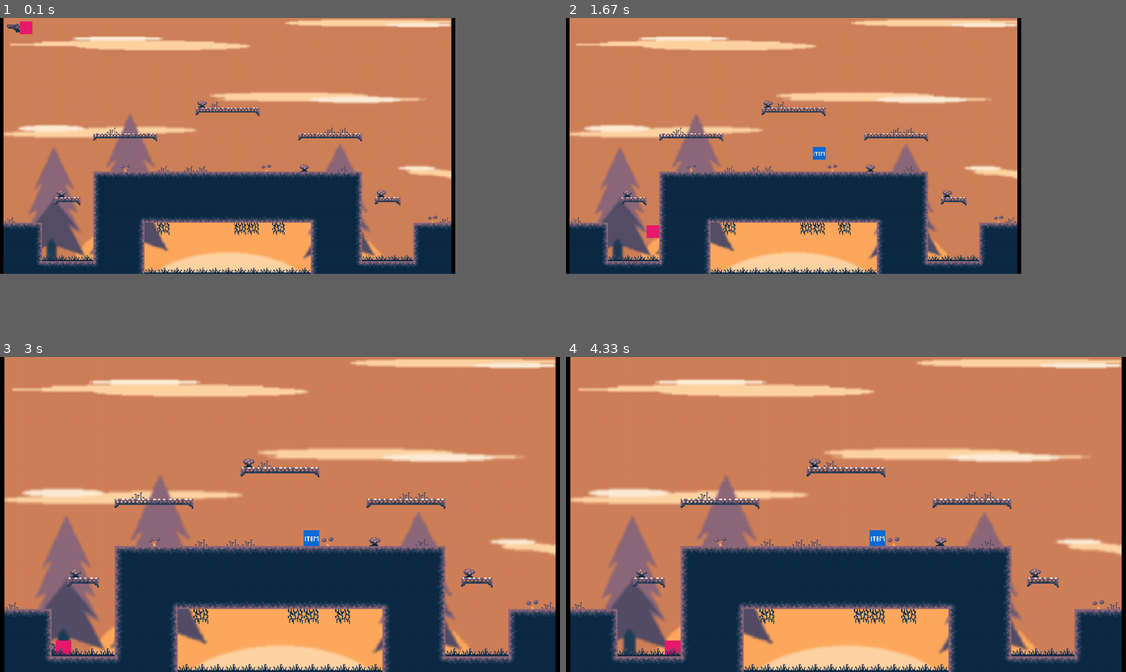
Above: before the commit, frames 1-4 (two rows, left to right).
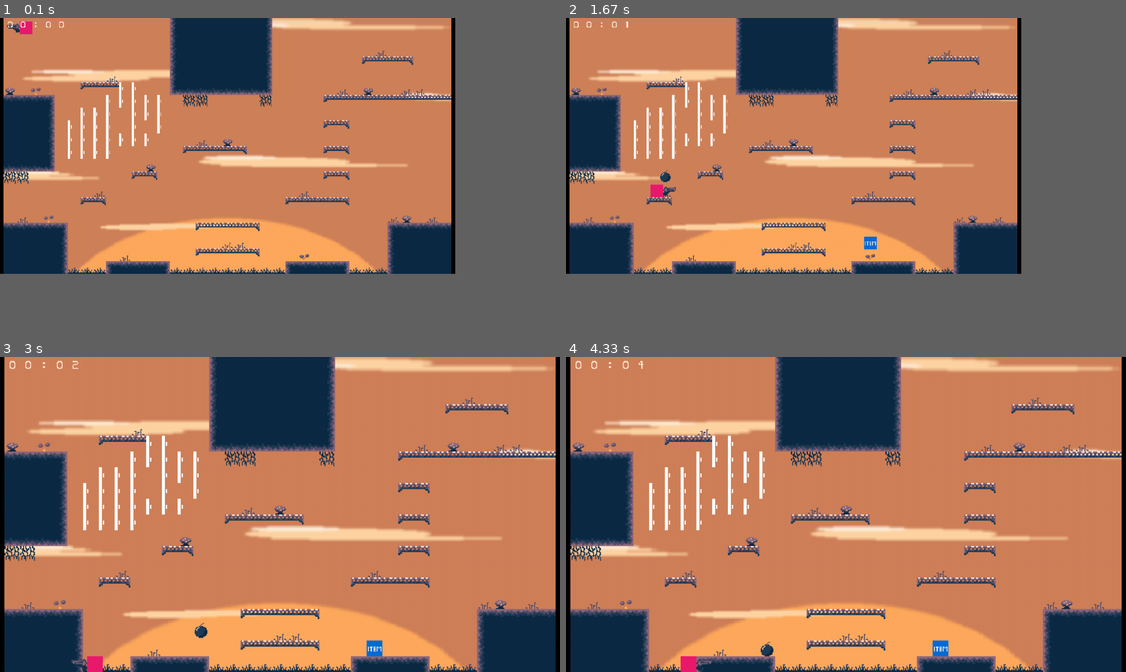
Above: after the commit, the same moments.

Repository: jesperkha/pygame-game
Game: pygame game, started from index.py
Two runs of this game, one before a commit and one after it. Both use one fixed random seed, a clock stepped at 60 frames per second and the inputs below.
Inputs:
- Up to frame 1 (0.1 s): no input
- Up to frame 2 (1.67 s): tap K at 0.33, 0.82 s; hold Right 0.67-1.13 s; tap F at 0.73, 1.03, 1.23, 1.57 s; hold Up 1.17-1.47 s; hold Right from 1.5 s (still down)
- Up to frame 3 (3 s): tap F at 1.87, 2.07, 2.37, 2.63, 2.97 s; release Right at 1.97 s; hold Left 2-2.53 s; tap K at 2.15 s; hold Down 2.57-2.87 s; hold Left from 2.9 s (still down)
- Up to frame 4 (4.33 s): tap F at 3.27, 3.4, 3.8, 4.1 s; release Left at 3.3 s; hold Up 3.33-3.7 s; tap K at 3.48 s; hold Right from 3.73 s (still down)

The runs differ from the first frame. In frame 1, 32% of the frame differs, in the area x 0-81%, y 0-82%; in frame 2, 32%; in frame 3, 48%; in frame 4, 48%, in the area x 0-100%, y 0-100%.

Commit message:
14.03.21

Diff:
--- a/bullet.py
+++ b/bullet.py
@@ -2,13 +2,11 @@
 
 from utility.vector import Vector
 from VARIABLES import Game
-from pygame import draw, image, transform
+from pygame import image
 
 def load():
     s1 = image.load("./src/bullet/bullet-left.png").convert_alpha()
     s2 = image.load("./src/bullet/bullet-right.png").convert_alpha()
-    s1 = transform.scale(s1, (Bullet.w, Bullet.h))
-    s2 = transform.scale(s2, (Bullet.w, Bullet.h))
     Bullet.sprites = [s1, s2]
 
 
@@ -18,7 +16,7 @@
 
 
 def init_bullets():
-    for b in range(Game.BULLET_CAP):
+    for _ in range(Game.BULLET_CAP):
         Bullet((0, 0), 1)
 
 
@@ -28,8 +26,8 @@
     sprites = []
     live_bullets = 0
 
-    w = 8
-    h = 8
+    w = 16
+    h = 16
 
     def __init__(self, pos: tuple, dir: int) -> None:
         self.pos = Vector(pos[0], pos[1])
--- a/index.py
+++ b/index.py
@@ -22,8 +22,9 @@
 from utility.files import load_json
 from tilemap import Tilemap
 from item import update_items, create_item, Item
+from timer import GameTimer
 
-LEVEL = 2
+LEVEL = 1
 
 gun = Gun(load_json("./main.json")["items"]["pistol"])
 gun.animation_player.init()
@@ -41,6 +42,8 @@
 
 c = Controller()
 c.listen(pygame.K_k, "keypressed", create_item)
+
+t = GameTimer()
 
 # -------------------------------------------
 
@@ -74,11 +77,12 @@
 
     if Game.STATE == Game.INGAME:
         buffer.blit(background, (0, 0))
+        if Game.TILEMAP:
+            Game.TILEMAP.update(buffer)
         update_bullets(buffer)
         update_players(buffer)
         update_items(buffer)
-        if Game.TILEMAP:
-            Game.TILEMAP.update(buffer)
+        t.update(buffer)
 
 
     # Window rendering and buffer sizing
--- a/item.py
+++ b/item.py
@@ -12,14 +12,19 @@
 
 
 def create_item():
-    if Item.collision_map and not Item.items[0].LIVE:
-        Item.items[0].spawn()
-        # rotate list
-        Item.items = Item.items[1:] + Item.items[:1]
+    spawnable_items = []
+    if Item.collision_map:
+        for i in Item.items:
+            if not i.LIVE:
+                spawnable_items.append(i)
+
+        if len(spawnable_items) != 0:
+            random_index = randrange(0, len(spawnable_items))
+            spawnable_items[random_index].spawn()
 
 
 def load_items():
-    for n in range(1):
+    for n in range(2):
         Item(f"./src/items/item{n}.png", n + 1)
 
 
--- a/levels/tilemaps/level-1T.json
+++ b/levels/tilemaps/level-1T.json
@@ -1,73 +1,102 @@
 [
-	[21, "./src/tiles/deco-3.png", 0.0, 80.0],
+	[24, "./src/tiles/deco-3.png", 0.0, 80.0],
 	[9, "./src/tiles/top.png", 0.0, 96.0],
-	[14, "./src/tiles/fill.png", 0.0, 112.0],
-	[14, "./src/tiles/fill.png", 0.0, 128.0],
-	[14, "./src/tiles/fill.png", 0.0, 144.0],
-	[14, "./src/tiles/fill.png", 0.0, 160.0],
+	[18, "./src/tiles/fill.png", 0.0, 112.0],
+	[18, "./src/tiles/fill.png", 0.0, 128.0],
+	[18, "./src/tiles/fill.png", 0.0, 144.0],
+	[18, "./src/tiles/fill.png", 0.0, 160.0],
 	[7, "./src/tiles/bottom.png", 0.0, 176.0],
-	[22, "./src/tiles/deco-4.png", 0.0, 192.0],
+	[25, "./src/tiles/deco-4.png", 0.0, 192.0],
 	[9, "./src/tiles/top.png", 0.0, 256.0],
-	[14, "./src/tiles/fill.png", 0.0, 272.0],
-	[14, "./src/tiles/fill.png", 0.0, 288.0],
-	[14, "./src/tiles/fill.png", 0.0, 304.0],
+	[18, "./src/tiles/fill.png", 0.0, 272.0],
+	[18, "./src/tiles/fill.png", 0.0, 288.0],
+	[18, "./src/tiles/fill.png", 0.0, 304.0],
 	[9, "./src/tiles/top.png", 16.0, 96.0],
-	[14, "./src/tiles/fill.png", 16.0, 112.0],
-	[14, "./src/tiles/fill.png", 16.0, 128.0],
-	[14, "./src/tiles/fill.png", 16.0, 144.0],
-	[14, "./src/tiles/fill.png", 16.0, 160.0],
+	[18, "./src/tiles/fill.png", 16.0, 112.0],
+	[18, "./src/tiles/fill.png", 16.0, 128.0],
+	[18, "./src/tiles/fill.png", 16.0, 144.0],
+	[18, "./src/tiles/fill.png", 16.0, 160.0],
 	[7, "./src/tiles/bottom.png", 16.0, 176.0],
-	[22, "./src/tiles/deco-4.png", 16.0, 192.0],
-	[20, "./src/tiles/deco-2.png", 16.0, 240.0],
+	[25, "./src/tiles/deco-4.png", 16.0, 192.0],
+	[23, "./src/tiles/deco-2.png", 16.0, 240.0],
 	[9, "./src/tiles/top.png", 16.0, 256.0],
-	[14, "./src/tiles/fill.png", 16.0, 272.0],
-	[14, "./src/tiles/fill.png", 16.0, 288.0],
-	[14, "./src/tiles/fill.png", 16.0, 304.0],
-	[19, "./src/tiles/deco-1.png", 32.0, 80.0],
+	[18, "./src/tiles/fill.png", 16.0, 272.0],
+	[18, "./src/tiles/fill.png", 16.0, 288.0],
+	[18, "./src/tiles/fill.png", 16.0, 304.0],
+	[22, "./src/tiles/deco-1.png", 32.0, 80.0],
 	[9, "./src/tiles/top.png", 32.0, 96.0],
-	[14, "./src/tiles/fill.png", 32.0, 112.0],
-	[14, "./src/tiles/fill.png", 32.0, 128.0],
-	[14, "./src/tiles/fill.png", 32.0, 144.0],
-	[14, "./src/tiles/fill.png", 32.0, 160.0],
+	[18, "./src/tiles/fill.png", 32.0, 112.0],
+	[18, "./src/tiles/fill.png", 32.0, 128.0],
+	[18, "./src/tiles/fill.png", 32.0, 144.0],
+	[18, "./src/tiles/fill.png", 32.0, 160.0],
 	[7, "./src/tiles/bottom.png", 32.0, 176.0],
 	[9, "./src/tiles/top.png", 32.0, 256.0],
-	[14, "./src/tiles/fill.png", 32.0, 272.0],
-	[14, "./src/tiles/fill.png", 32.0, 288.0],
-	[14, "./src/tiles/fill.png", 32.0, 304.0],
+	[18, "./src/tiles/fill.png", 32.0, 272.0],
+	[18, "./src/tiles/fill.png", 32.0, 288.0],
+	[18, "./src/tiles/fill.png", 32.0, 304.0],
 	[10, "./src/tiles/corner-top-right.png", 48.0, 96.0],
 	[6, "./src/tiles/right.png", 48.0, 112.0],
 	[6, "./src/tiles/right.png", 48.0, 128.0],
 	[6, "./src/tiles/right.png", 48.0, 144.0],
 	[6, "./src/tiles/right.png", 48.0, 160.0],
 	[12, "./src/tiles/corner-bottom-right.png", 48.0, 176.0],
-	[19, "./src/tiles/deco-1.png", 48.0, 240.0],
+	[22, "./src/tiles/deco-1.png", 48.0, 240.0],
 	[9, "./src/tiles/top.png", 48.0, 256.0],
-	[14, "./src/tiles/fill.png", 48.0, 272.0],
-	[14, "./src/tiles/fill.png", 48.0, 288.0],
-	[14, "./src/tiles/fill.png", 48.0, 304.0],
+	[18, "./src/tiles/fill.png", 48.0, 272.0],
+	[18, "./src/tiles/fill.png", 48.0, 288.0],
+	[18, "./src/tiles/fill.png", 48.0, 304.0],
 	[10, "./src/tiles/corner-top-right.png", 64.0, 256.0],
 	[6, "./src/tiles/right.png", 64.0, 272.0],
 	[6, "./src/tiles/right.png", 64.0, 288.0],
 	[6, "./src/tiles/right.png", 64.0, 304.0],
-	[23, "./src/tiles/deco-5.png", 80.0, 304.0],
-	[18, "./src/tiles/platform-left.png", 96.0, 80.0],
-	[18, "./src/tiles/platform-left.png", 96.0, 224.0],
-	[23, "./src/tiles/deco-5.png", 96.0, 304.0],
-	[16, "./src/tiles/platform-middle.png", 112.0, 80.0],
-	[20, "./src/tiles/deco-2.png", 112.0, 208.0],
-	[17, "./src/tiles/platform-right.png", 112.0, 224.0],
-	[23, "./src/tiles/deco-5.png", 112.0, 304.0],
-	[20, "./src/tiles/deco-2.png", 128.0, 64.0],
-	[16, "./src/tiles/platform-middle.png", 128.0, 80.0],
+	[4, "./src/collisionmap/4.png", 80.0, 128.0],
+	[4, "./src/collisionmap/4.png", 80.0, 144.0],
+	[4, "./src/collisionmap/4.png", 80.0, 160.0],
+	[26, "./src/tiles/deco-5.png", 80.0, 304.0],
+	[21, "./src/tiles/platform-left.png", 96.0, 80.0],
+	[4, "./src/collisionmap/4.png", 96.0, 112.0],
+	[4, "./src/collisionmap/4.png", 96.0, 128.0],
+	[4, "./src/collisionmap/4.png", 96.0, 144.0],
+	[4, "./src/collisionmap/4.png", 96.0, 160.0],
+	[21, "./src/tiles/platform-left.png", 96.0, 224.0],
+	[26, "./src/tiles/deco-5.png", 96.0, 304.0],
+	[19, "./src/tiles/platform-middle.png", 112.0, 80.0],
+	[4, "./src/collisionmap/4.png", 112.0, 112.0],
+	[4, "./src/collisionmap/4.png", 112.0, 128.0],
+	[4, "./src/collisionmap/4.png", 112.0, 144.0],
+	[4, "./src/collisionmap/4.png", 112.0, 160.0],
+	[23, "./src/tiles/deco-2.png", 112.0, 208.0],
+	[20, "./src/tiles/platform-right.png", 112.0, 224.0],
+	[26, "./src/tiles/deco-5.png", 112.0, 304.0],
+	[23, "./src/tiles/deco-2.png", 128.0, 64.0],
+	[19, "./src/tiles/platform-middle.png", 128.0, 80.0],
+	[4, "./src/collisionmap/4.png", 128.0, 96.0],
+	[4, "./src/collisionmap/4.png", 128.0, 112.0],
+	[4, "./src/collisionmap/4.png", 128.0, 128.0],
+	[4, "./src/collisionmap/4.png", 128.0, 144.0],
+	[4, "./src/collisionmap/4.png", 128.0, 160.0],
 	[11, "./src/tiles/corner-top-left.png", 128.0, 304.0],
-	[17, "./src/tiles/platform-right.png", 144.0, 80.0],
-	[20, "./src/tiles/deco-2.png", 144.0, 288.0],
+	[4, "./src/collisionmap/4.png", 144.0, 80.0],
+	[4, "./src/collisionmap/4.png", 144.0, 96.0],
+	[4, "./src/collisionmap/4.png", 144.0, 144.0],
+	[23, "./src/tiles/deco-2.png", 144.0, 288.0],
 	[9, "./src/tiles/top.png", 144.0, 304.0],
-	[18, "./src/tiles/platform-left.png", 160.0, 192.0],
+	[4, "./src/collisionmap/4.png", 160.0, 80.0],
+	[4, "./src/collisionmap/4.png", 160.0, 96.0],
+	[4, "./src/collisionmap/4.png", 160.0, 112.0],
+	[4, "./src/collisionmap/4.png", 160.0, 128.0],
+	[4, "./src/collisionmap/4.png", 160.0, 144.0],
+	[21, "./src/tiles/platform-left.png", 160.0, 192.0],
 	[9, "./src/tiles/top.png", 160.0, 304.0],
-	[21, "./src/tiles/deco-3.png", 176.0, 176.0],
-	[17, "./src/tiles/platform-right.png", 176.0, 192.0],
+	[4, "./src/collisionmap/4.png", 176.0, 96.0],
+	[4, "./src/collisionmap/4.png", 176.0, 112.0],
+	[4, "./src/collisionmap/4.png", 176.0, 144.0],
+	[24, "./src/tiles/deco-3.png", 176.0, 176.0],
+	[20, "./src/tiles/platform-right.png", 176.0, 192.0],
 	[9, "./src/tiles/top.png", 176.0, 304.0],
+	[4, "./src/collisionmap/4.png", 192.0, 96.0],
+	[4, "./src/collisionmap/4.png", 192.0, 112.0],
+	[4, "./src/collisionmap/4.png", 192.0, 128.0],
 	[10, "./src/tiles/corner-top-right.png", 192.0, 304.0],
 	[8, "./src/tiles/left.png", 208.0, 0.0],
 	[8, "./src/tiles/left.png", 208.0, 16.0],
@@ -75,140 +104,140 @@
 	[8, "./src/tiles/left.png", 208.0, 48.0],
 	[8, "./src/tiles/left.png", 208.0, 64.0],
 	[13, "./src/tiles/corner-bottom-left.png", 208.0, 80.0],
-	[23, "./src/tiles/deco-5.png", 208.0, 304.0],
-	[14, "./src/tiles/fill.png", 224.0, 0.0],
-	[14, "./src/tiles/fill.png", 224.0, 16.0],
-	[14, "./src/tiles/fill.png", 224.0, 32.0],
-	[14, "./src/tiles/fill.png", 224.0, 48.0],
-	[14, "./src/tiles/fill.png", 224.0, 64.0],
+	[26, "./src/tiles/deco-5.png", 208.0, 304.0],
+	[18, "./src/tiles/fill.png", 224.0, 0.0],
+	[18, "./src/tiles/fill.png", 224.0, 16.0],
+	[18, "./src/tiles/fill.png", 224.0, 32.0],
+	[18, "./src/tiles/fill.png", 224.0, 48.0],
+	[18, "./src/tiles/fill.png", 224.0, 64.0],
 	[7, "./src/tiles/bottom.png", 224.0, 80.0],
-	[22, "./src/tiles/deco-4.png", 224.0, 96.0],
-	[18, "./src/tiles/platform-left.png", 224.0, 160.0],
-	[23, "./src/tiles/deco-5.png", 224.0, 304.0],
-	[14, "./src/tiles/fill.png", 240.0, 0.0],
-	[14, "./src/tiles/fill.png", 240.0, 16.0],
-	[14, "./src/tiles/fill.png", 240.0, 32.0],
-	[14, "./src/tiles/fill.png", 240.0, 48.0],
-	[14, "./src/tiles/fill.png", 240.0, 64.0],
+	[25, "./src/tiles/deco-4.png", 224.0, 96.0],
+	[21, "./src/tiles/platform-left.png", 224.0, 160.0],
+	[26, "./src/tiles/deco-5.png", 224.0, 304.0],
+	[18, "./src/tiles/fill.png", 240.0, 0.0],
+	[18, "./src/tiles/fill.png", 240.0, 16.0],
+	[18, "./src/tiles/fill.png", 240.0, 32.0],
+	[18, "./src/tiles/fill.png", 240.0, 48.0],
+	[18, "./src/tiles/fill.png", 240.0, 64.0],
 	[7, "./src/tiles/bottom.png", 240.0, 80.0],
-	[22, "./src/tiles/deco-4.png", 240.0, 96.0],
-	[20, "./src/tiles/deco-2.png", 240.0, 144.0],
-	[16, "./src/tiles/platform-middle.png", 240.0, 160.0],
-	[18, "./src/tiles/platform-left.png", 240.0, 256.0],
-	[18, "./src/tiles/platform-left.png", 240.0, 288.0],
-	[23, "./src/tiles/deco-5.png", 240.0, 304.0],
-	[14, "./src/tiles/fill.png", 256.0, 0.0],
-	[14, "./src/tiles/fill.png", 256.0, 16.0],
-	[14, "./src/tiles/fill.png", 256.0, 32.0],
-	[14, "./src/tiles/fill.png", 256.0, 48.0],
-	[14, "./src/tiles/fill.png", 256.0, 64.0],
+	[25, "./src/tiles/deco-4.png", 240.0, 96.0],
+	[23, "./src/tiles/deco-2.png", 240.0, 144.0],
+	[19, "./src/tiles/platform-middle.png", 240.0, 160.0],
+	[21, "./src/tiles/platform-left.png", 240.0, 256.0],
+	[21, "./src/tiles/platform-left.png", 240.0, 288.0],
+	[26, "./src/tiles/deco-5.png", 240.0, 304.0],
+	[18, "./src/tiles/fill.png", 256.0, 0.0],
+	[18, "./src/tiles/fill.png", 256.0, 16.0],
+	[18, "./src/tiles/fill.png", 256.0, 32.0],
+	[18, "./src/tiles/fill.png", 256.0, 48.0],
+	[18, "./src/tiles/fill.png", 256.0, 64.0],
 	[7, "./src/tiles/bottom.png", 256.0, 80.0],
-	[16, "./src/tiles/platform-middle.png", 256.0, 160.0],
-	[16, "./src/tiles/platform-middle.png", 256.0, 256.0],
-	[16, "./src/tiles/platform-middle.png", 256.0, 288.0],
-	[23, "./src/tiles/deco-5.png", 256.0, 304.0],
-	[14, "./src/tiles/fill.png", 272.0, 0.0],
-	[14, "./src/tiles/fill.png", 272.0, 16.0],
-	[14, "./src/tiles/fill.png", 272.0, 32.0],
-	[14, "./src/tiles/fill.png", 272.0, 48.0],
-	[14, "./src/tiles/fill.png", 272.0, 64.0],
+	[19, "./src/tiles/platform-middle.png", 256.0, 160.0],
+	[19, "./src/tiles/platform-middle.png", 256.0, 256.0],
+	[19, "./src/tiles/platform-middle.png", 256.0, 288.0],
+	[26, "./src/tiles/deco-5.png", 256.0, 304.0],
+	[18, "./src/tiles/fill.png", 272.0, 0.0],
+	[18, "./src/tiles/fill.png", 272.0, 16.0],
+	[18, "./src/tiles/fill.png", 272.0, 32.0],
+	[18, "./src/tiles/fill.png", 272.0, 48.0],
+	[18, "./src/tiles/fill.png", 272.0, 64.0],
 	[7, "./src/tiles/bottom.png", 272.0, 80.0],
-	[21, "./src/tiles/deco-3.png", 272.0, 144.0],
-	[16, "./src/tiles/platform-middle.png", 272.0, 160.0],
-	[16, "./src/tiles/platform-middle.png", 272.0, 256.0],
-	[20, "./src/tiles/deco-2.png", 272.0, 272.0],
-	[16, "./src/tiles/platform-middle.png", 272.0, 288.0],
-	[23, "./src/tiles/deco-5.png", 272.0, 304.0],
-	[14, "./src/tiles/fill.png", 288.0, 0.0],
-	[14, "./src/tiles/fill.png", 288.0, 16.0],
-	[14, "./src/tiles/fill.png", 288.0, 32.0],
-	[14, "./src/tiles/fill.png", 288.0, 48.0],
-	[14, "./src/tiles/fill.png", 288.0, 64.0],
+	[24, "./src/tiles/deco-3.png", 272.0, 144.0],
+	[19, "./src/tiles/platform-middle.png", 272.0, 160.0],
+	[19, "./src/tiles/platform-middle.png", 272.0, 256.0],
+	[23, "./src/tiles/deco-2.png", 272.0, 272.0],
+	[19, "./src/tiles/platform-middle.png", 272.0, 288.0],
+	[26, "./src/tiles/deco-5.png", 272.0, 304.0],
+	[18, "./src/tiles/fill.png", 288.0, 0.0],
+	[18, "./src/tiles/fill.png", 288.0, 16.0],
+	[18, "./src/tiles/fill.png", 288.0, 32.0],
+	[18, "./src/tiles/fill.png", 288.0, 48.0],
+	[18, "./src/tiles/fill.png", 288.0, 64.0],
 	[7, "./src/tiles/bottom.png", 288.0, 80.0],
-	[17, "./src/tiles/platform-right.png", 288.0, 160.0],
-	[16, "./src/tiles/platform-middle.png", 288.0, 256.0],
-	[20, "./src/tiles/deco-2.png", 288.0, 272.0],
-	[16, "./src/tiles/platform-middle.png", 288.0, 288.0],
-	[23, "./src/tiles/deco-5.png", 288.0, 304.0],
-	[14, "./src/tiles/fill.png", 304.0, 0.0],
-	[14, "./src/tiles/fill.png", 304.0, 16.0],
-	[14, "./src/tiles/fill.png", 304.0, 32.0],
-	[14, "./src/tiles/fill.png", 304.0, 48.0],
-	[14, "./src/tiles/fill.png", 304.0, 64.0],
+	[20, "./src/tiles/platform-right.png", 288.0, 160.0],
+	[19, "./src/tiles/platform-middle.png", 288.0, 256.0],
+	[23, "./src/tiles/deco-2.png", 288.0, 272.0],
+	[19, "./src/tiles/platform-middle.png", 288.0, 288.0],
+	[26, "./src/tiles/deco-5.png", 288.0, 304.0],
+	[18, "./src/tiles/fill.png", 304.0, 0.0],
+	[18, "./src/tiles/fill.png", 304.0, 16.0],
+	[18, "./src/tiles/fill.png", 304.0, 32.0],
+	[18, "./src/tiles/fill.png", 304.0, 48.0],
+	[18, "./src/tiles/fill.png", 304.0, 64.0],
 	[7, "./src/tiles/bottom.png", 304.0, 80.0],
-	[17, "./src/tiles/platform-right.png", 304.0, 256.0],
-	[17, "./src/tiles/platform-right.png", 304.0, 288.0],
-	[23, "./src/tiles/deco-5.png", 304.0, 304.0],
+	[20, "./src/tiles/platform-right.png", 304.0, 256.0],
+	[20, "./src/tiles/platform-right.png", 304.0, 288.0],
+	[26, "./src/tiles/deco-5.png", 304.0, 304.0],
 	[6, "./src/tiles/right.png", 320.0, 0.0],
 	[6, "./src/tiles/right.png", 320.0, 16.0],
 	[6, "./src/tiles/right.png", 320.0, 32.0],
 	[6, "./src/tiles/right.png", 320.0, 48.0],
 	[6, "./src/tiles/right.png", 320.0, 64.0],
 	[12, "./src/tiles/corner-bottom-right.png", 320.0, 80.0],
-	[22, "./src/tiles/deco-4.png", 320.0, 96.0],
-	[23, "./src/tiles/deco-5.png", 320.0, 304.0],
-	[23, "./src/tiles/deco-5.png", 336.0, 304.0],
-	[18, "./src/tiles/platform-left.png", 352.0, 224.0],
+	[25, "./src/tiles/deco-4.png", 320.0, 96.0],
+	[26, "./src/tiles/deco-5.png", 320.0, 304.0],
+	[26, "./src/tiles/deco-5.png", 336.0, 304.0],
+	[21, "./src/tiles/platform-left.png", 352.0, 224.0],
 	[11, "./src/tiles/corner-top-left.png", 352.0, 304.0],
-	[20, "./src/tiles/deco-2.png", 368.0, 208.0],
-	[16, "./src/tiles/platform-middle.png", 368.0, 224.0],
-	[19, "./src/tiles/deco-1.png", 368.0, 288.0],
+	[23, "./src/tiles/deco-2.png", 368.0, 208.0],
+	[19, "./src/tiles/platform-middle.png", 368.0, 224.0],
+	[22, "./src/tiles/deco-1.png", 368.0, 288.0],
 	[9, "./src/tiles/top.png", 368.0, 304.0],
-	[16, "./src/tiles/platform-middle.png", 384.0, 224.0],
+	[19, "./src/tiles/platform-middle.png", 384.0, 224.0],
 	[9, "./src/tiles/top.png", 384.0, 304.0],
-	[18, "./src/tiles/platform-left.png", 400.0, 96.0],
-	[18, "./src/tiles/platform-left.png", 400.0, 128.0],
-	[18, "./src/tiles/platform-left.png", 400.0, 160.0],
-	[18, "./src/tiles/platform-left.png", 400.0, 192.0],
-	[16, "./src/tiles/platform-middle.png", 400.0, 224.0],
+	[21, "./src/tiles/platform-left.png", 400.0, 96.0],
+	[21, "./src/tiles/platform-left.png", 400.0, 128.0],
+	[21, "./src/tiles/platform-left.png", 400.0, 160.0],
+	[21, "./src/tiles/platform-left.png", 400.0, 192.0],
+	[19, "./src/tiles/platform-middle.png", 400.0, 224.0],
 	[9, "./src/tiles/top.png", 400.0, 304.0],
-	[20, "./src/tiles/deco-2.png", 416.0, 80.0],
-	[16, "./src/tiles/platform-middle.png", 416.0, 96.0],
-	[17, "./src/tiles/platform-right.png", 416.0, 128.0],
-	[17, "./src/tiles/platform-right.png", 416.0, 160.0],
-	[17, "./src/tiles/platform-right.png", 416.0, 192.0],
-	[17, "./src/tiles/platform-right.png", 416.0, 224.0],
+	[23, "./src/tiles/deco-2.png", 416.0, 80.0],
+	[19, "./src/tiles/platform-middle.png", 416.0, 96.0],
+	[20, "./src/tiles/platform-right.png", 416.0, 128.0],
+	[20, "./src/tiles/platform-right.png", 416.0, 160.0],
+	[20, "./src/tiles/platform-right.png", 416.0, 192.0],
+	[20, "./src/tiles/platform-right.png", 416.0, 224.0],
 	[10, "./src/tiles/corner-top-right.png", 416.0, 304.0],
-	[16, "./src/tiles/platform-middle.png", 432.0, 96.0],
-	[23, "./src/tiles/deco-5.png", 432.0, 304.0],
-	[18, "./src/tiles/platform-left.png", 448.0, 48.0],
-	[21, "./src/tiles/deco-3.png", 448.0, 80.0],
-	[16, "./src/tiles/platform-middle.png", 448.0, 96.0],
-	[23, "./src/tiles/deco-5.png", 448.0, 304.0],
-	[20, "./src/tiles/deco-2.png", 464.0, 32.0],
-	[16, "./src/tiles/platform-middle.png", 464.0, 48.0],
-	[16, "./src/tiles/platform-middle.png", 464.0, 96.0],
-	[23, "./src/tiles/deco-5.png", 464.0, 304.0],
-	[16, "./src/tiles/platform-middle.png", 480.0, 48.0],
-	[16, "./src/tiles/platform-middle.png", 480.0, 96.0],
-	[20, "./src/tiles/deco-2.png", 480.0, 240.0],
+	[19, "./src/tiles/platform-middle.png", 432.0, 96.0],
+	[26, "./src/tiles/deco-5.png", 432.0, 304.0],
+	[21, "./src/tiles/platform-left.png", 448.0, 48.0],
+	[24, "./src/tiles/deco-3.png", 448.0, 80.0],
+	[19, "./src/tiles/platform-middle.png", 448.0, 96.0],
+	[26, "./src/tiles/deco-5.png", 448.0, 304.0],
+	[23, "./src/tiles/deco-2.png", 464.0, 32.0],
+	[19, "./src/tiles/platform-middle.png", 464.0, 48.0],
+	[19, "./src/tiles/platform-middle.png", 464.0, 96.0],
+	[26, "./src/tiles/deco-5.png", 464.0, 304.0],
+	[19, "./src/tiles/platform-middle.png", 480.0, 48.0],
+	[19, "./src/tiles/platform-middle.png", 480.0, 96.0],
+	[23, "./src/tiles/deco-2.png", 480.0, 240.0],
 	[11, "./src/tiles/corner-top-left.png", 480.0, 256.0],
 	[8, "./src/tiles/left.png", 480.0, 272.0],
 	[8, "./src/tiles/left.png", 480.0, 288.0],
 	[8, "./src/tiles/left.png", 480.0, 304.0],
-	[17, "./src/tiles/platform-right.png", 496.0, 48.0],
-	[20, "./src/tiles/deco-2.png", 496.0, 80.0],
-	[16, "./src/tiles/platform-middle.png", 496.0, 96.0],
-	[21, "./src/tiles/deco-3.png", 496.0, 240.0],
+	[20, "./src/tiles/platform-right.png", 496.0, 48.0],
+	[23, "./src/tiles/deco-2.png", 496.0, 80.0],
+	[19, "./src/tiles/platform-middle.png", 496.0, 96.0],
+	[24, "./src/tiles/deco-3.png", 496.0, 240.0],
 	[9, "./src/tiles/top.png", 496.0, 256.0],
-	[14, "./src/tiles/fill.png", 496.0, 272.0],
-	[14, "./src/tiles/fill.png", 496.0, 288.0],
-	[14, "./src/tiles/fill.png", 496.0, 304.0],
-	[20, "./src/tiles/deco-2.png", 512.0, 80.0],
-	[16, "./src/tiles/platform-middle.png", 512.0, 96.0],
+	[18, "./src/tiles/fill.png", 496.0, 272.0],
+	[18, "./src/tiles/fill.png", 496.0, 288.0],
+	[18, "./src/tiles/fill.png", 496.0, 304.0],
+	[23, "./src/tiles/deco-2.png", 512.0, 80.0],
+	[19, "./src/tiles/platform-middle.png", 512.0, 96.0],
 	[9, "./src/tiles/top.png", 512.0, 256.0],
-	[14, "./src/tiles/fill.png", 512.0, 272.0],
-	[14, "./src/tiles/fill.png", 512.0, 288.0],
-	[14, "./src/tiles/fill.png", 512.0, 304.0],
-	[16, "./src/tiles/platform-middle.png", 528.0, 96.0],
-	[20, "./src/tiles/deco-2.png", 528.0, 240.0],
+	[18, "./src/tiles/fill.png", 512.0, 272.0],
+	[18, "./src/tiles/fill.png", 512.0, 288.0],
+	[18, "./src/tiles/fill.png", 512.0, 304.0],
+	[19, "./src/tiles/platform-middle.png", 528.0, 96.0],
+	[23, "./src/tiles/deco-2.png", 528.0, 240.0],
 	[9, "./src/tiles/top.png", 528.0, 256.0],
-	[14, "./src/tiles/fill.png", 528.0, 272.0],
-	[14, "./src/tiles/fill.png", 528.0, 288.0],
-	[14, "./src/tiles/fill.png", 528.0, 304.0],
-	[16, "./src/tiles/platform-middle.png", 544.0, 96.0],
+	[18, "./src/tiles/fill.png", 528.0, 272.0],
+	[18, "./src/tiles/fill.png", 528.0, 288.0],
+	[18, "./src/tiles/fill.png", 528.0, 304.0],
+	[19, "./src/tiles/platform-middle.png", 544.0, 96.0],
 	[9, "./src/tiles/top.png", 544.0, 256.0],
-	[14, "./src/tiles/fill.png", 544.0, 272.0],
-	[14, "./src/tiles/fill.png", 544.0, 288.0],
-	[14, "./src/tiles/fill.png", 544.0, 304.0]
+	[18, "./src/tiles/fill.png", 544.0, 272.0],
+	[18, "./src/tiles/fill.png", 544.0, 288.0],
+	[18, "./src/tiles/fill.png", 544.0, 304.0]
 ]
--- a/player.py
+++ b/player.py
@@ -1,9 +1,8 @@
 # Player class
 
+from utility.methods import set_timeout
 from pygame import draw
 from functools import partial
-from math import dist
-from threading import Timer
 
 from utility.vector import Vector
 from utility.controller import Controller
@@ -225,9 +224,7 @@
     # Called from shoot()
     def reload_gun(self):
         self.RELOADING = True
-        # Set timeout (kinda)
-        t = Timer(Game.RELOAD_TIME, self.finish_reload)
-        t.start()
+        set_timeout(self.finish_reload, Game.RELOAD_TIME)
 
 
     # Stops reloading process
@@ -289,10 +286,10 @@
         for i in Item.items:
             distance = Vector.dist(self.pos, i.pos)
             if distance < self.grab_range:
-                self.pick_up_item(i.type)
+                self.pick_up_item(i)
 
 
     # Handles item pickup
     # Called from check_for_items()
-    def pick_up_item(self, type):
-        Item.items[0].die()
+    def pick_up_item(self, item):
+        item.die()
--- /dev/null
+++ b/timer.py
@@ -0,0 +1,53 @@
+# Timer object
+from pygame import image
+from VARIABLES import Game
+
+class GameTimer:
+    def __init__(self) -> None:
+        self.time = 0
+        self.tick = 0
+
+        self.nums = {}
+        for n in range(10):
+            self.nums[str(n)] = image.load(f"./src/chars/{n}.png")
+
+        self.colon = image.load("./src/chars/colon.png")
+
+
+    def update(self, win):
+        self.tick += 1
+
+        if self.tick == Game.FPS:
+            self.tick = 0
+            self.time += 1 # seconds
+
+        display_time = self.convert_to_minutes_and_seconds()
+        pos = [0, 0]
+
+        # Display minutes
+        if len(display_time[0]) == 1:
+            win.blit(self.nums["0"], pos)
+            pos[0] += Game.TILESIZE
+
+        for min in display_time[0]:
+            win.blit(self.nums[min], pos)
+            pos[0] += Game.TILESIZE
+
+        # Display seperation colon
+        win.blit(self.colon, pos)
+        pos[0] += Game.TILESIZE
+
+        # Display seconds
+        if len(display_time[1]) == 1:
+            win.blit(self.nums["0"], pos)
+            pos[0] += Game.TILESIZE
+
+        for sec in display_time[1]:
+            win.blit(self.nums[sec], pos)
+            pos[0] += Game.TILESIZE
+
+
+    def convert_to_minutes_and_seconds(self):
+        seconds = self.time % 60
+        minutes = int(self.time // 60)
+        return (str(minutes), str(seconds))
--- /dev/null
+++ b/utility/methods.py
@@ -0,0 +1,6 @@
+from threading import Timer
+
+# Set timeout function (like in javascript)
+def set_timeout(callback, time: float) -> None:
+    t = Timer(time, callback)
+    t.start()
Binary file changed: src/bullet/bullet-left.png
Binary file changed: src/bullet/bullet-right.png
Binary file added: src/chars/0.png
Binary file added: src/chars/1.png
Binary file added: src/chars/2.png
Binary file added: src/chars/3.png
Binary file added: src/chars/4.png
Binary file added: src/chars/5.png
Binary file added: src/chars/6.png
Binary file added: src/chars/7.png
Binary file added: src/chars/8.png
Binary file added: src/chars/9.png
(and 2 more such lines)
